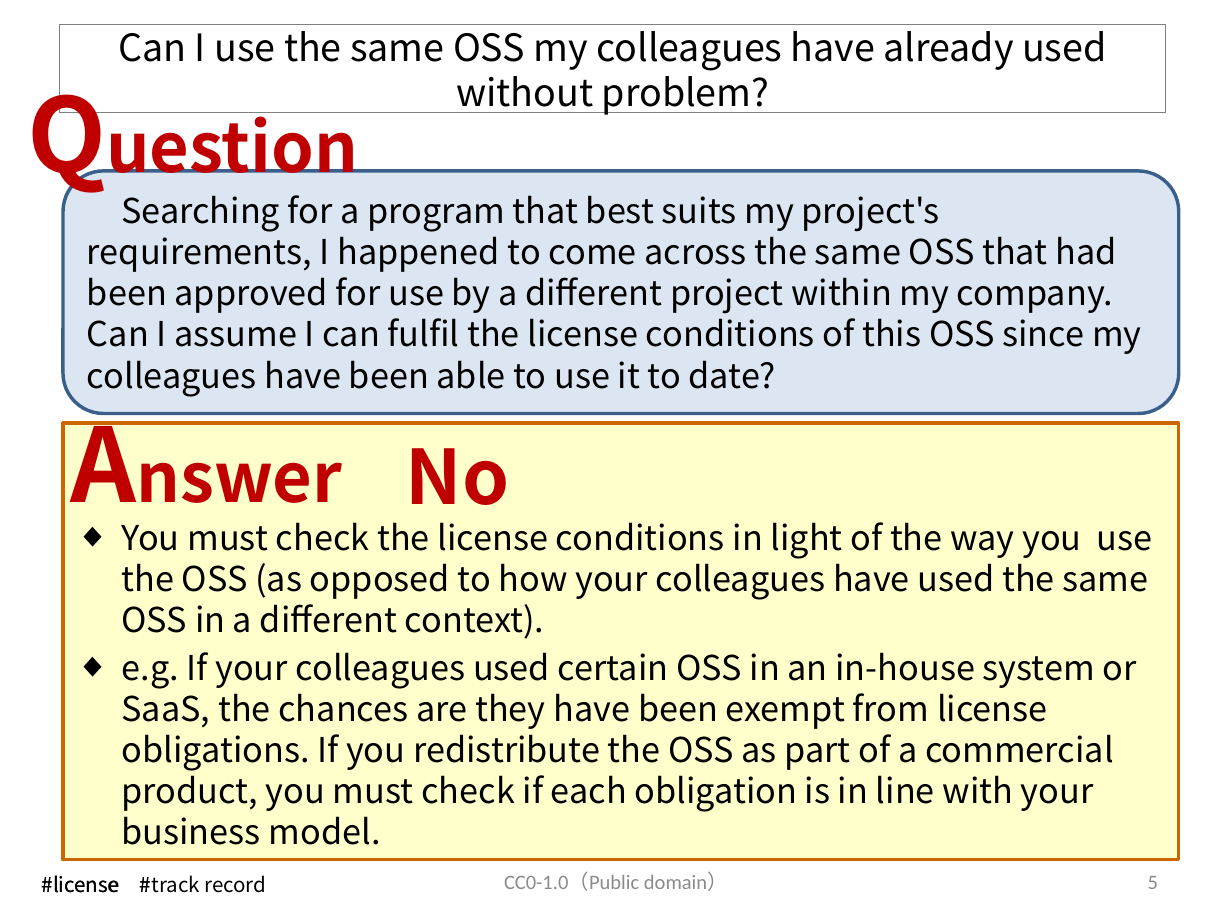
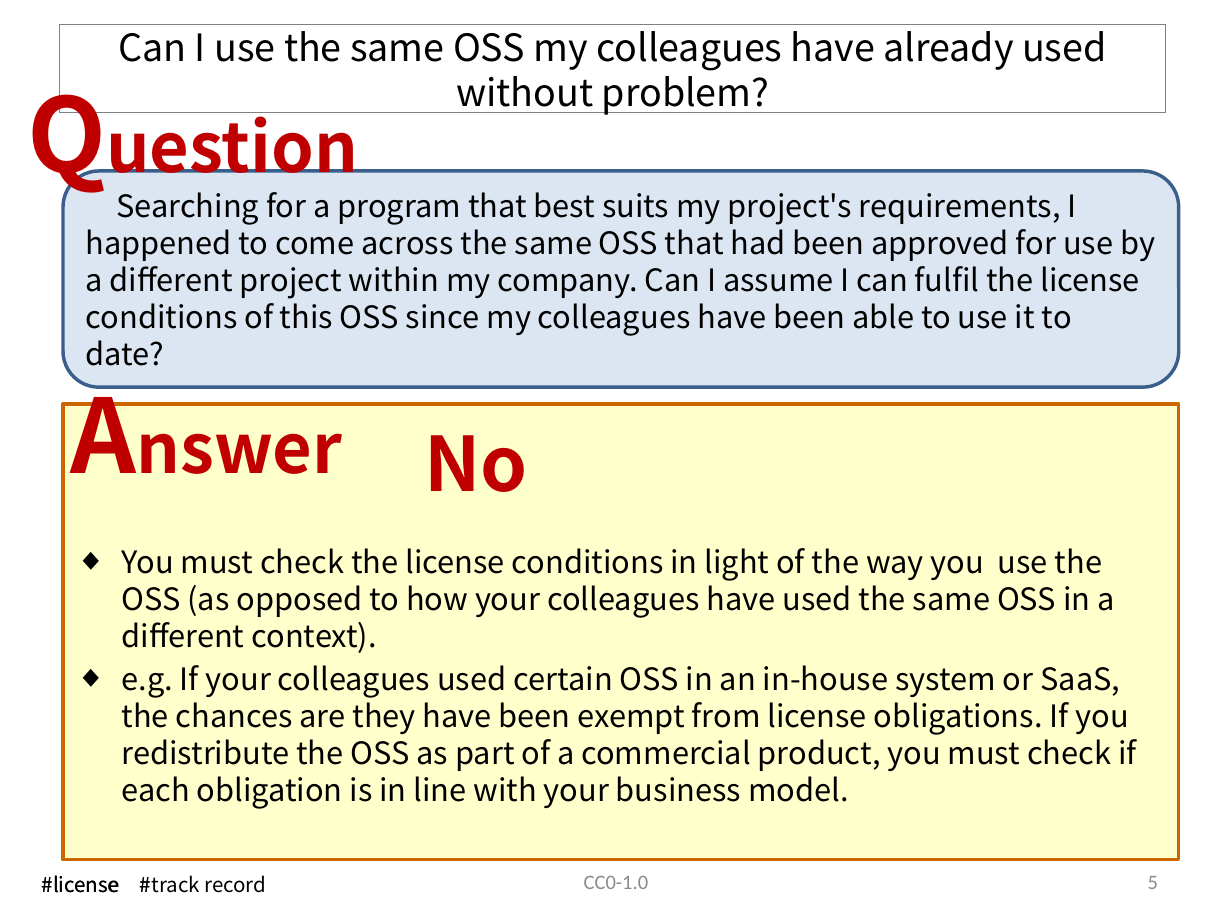
Before and after one commit to OpenChain-Project/OpenChain-JWG, a slide deck: slide 6 of Education_Material/FAQ/Misunderstandings_of_OSS_licenses_CC0.pptx. Drawn at 1232x924 pixels with LibreOffice and Linux fonts; fonts in the diff are those of the drawing. Boxes give left, top, right and bottom in pixels: in the first picture for what was removed or moved away, otherwise in the second. Text is boxed around its words. In the diff, an @@ line names an element or a change of style, - is before the commit and + after.

Commit message:
Frequent Misunderstandings of OSS licenses V7

```diff
--- a/Education_Material/FAQ/Misunderstandings_of_OSS_licenses_CC0.pptx
+++ b/Education_Material/FAQ/Misunderstandings_of_OSS_licenses_CC0.pptx
@@ rounded rectangle "Searching for a program that ...": place and size @@
-rounded rectangle "Searching for a program that ..." at [63,171,1179,414]
+rounded rectangle "Searching for a program that ..." at [63,171,1179,388]
@@ rounded rectangle "Searching for a program that ..." at [63,171,1179,388]: size 20 to 18 pt @@
@@ text "Answer": place and size @@
-text "Answer" at [59,393,383,530]
+text "Answer" at [59,365,383,501]
@@ rectangle: place and size @@
-rectangle at [63,424,1179,860]
+rectangle at [63,404,1179,860]
@@ text "No" rewrapped from [406,448,510,523] to [424,435,528,492] @@
@@ text "You must check the license ..." at [122,548,1136,809]: size 20 to 18 pt @@
@@ text "You must check the license ...": place and size @@
-text "You must check the license ..." at [122,522,1153,845]
+text "You must check the license ..." at [122,548,1136,809]
@@ text at [584,876,648,889]: text changed @@
-CC0-1.0（Public domain）
+CC0-1.0
```
Also in this commit, not shown: 51 other slides changed, 5 slides added.
